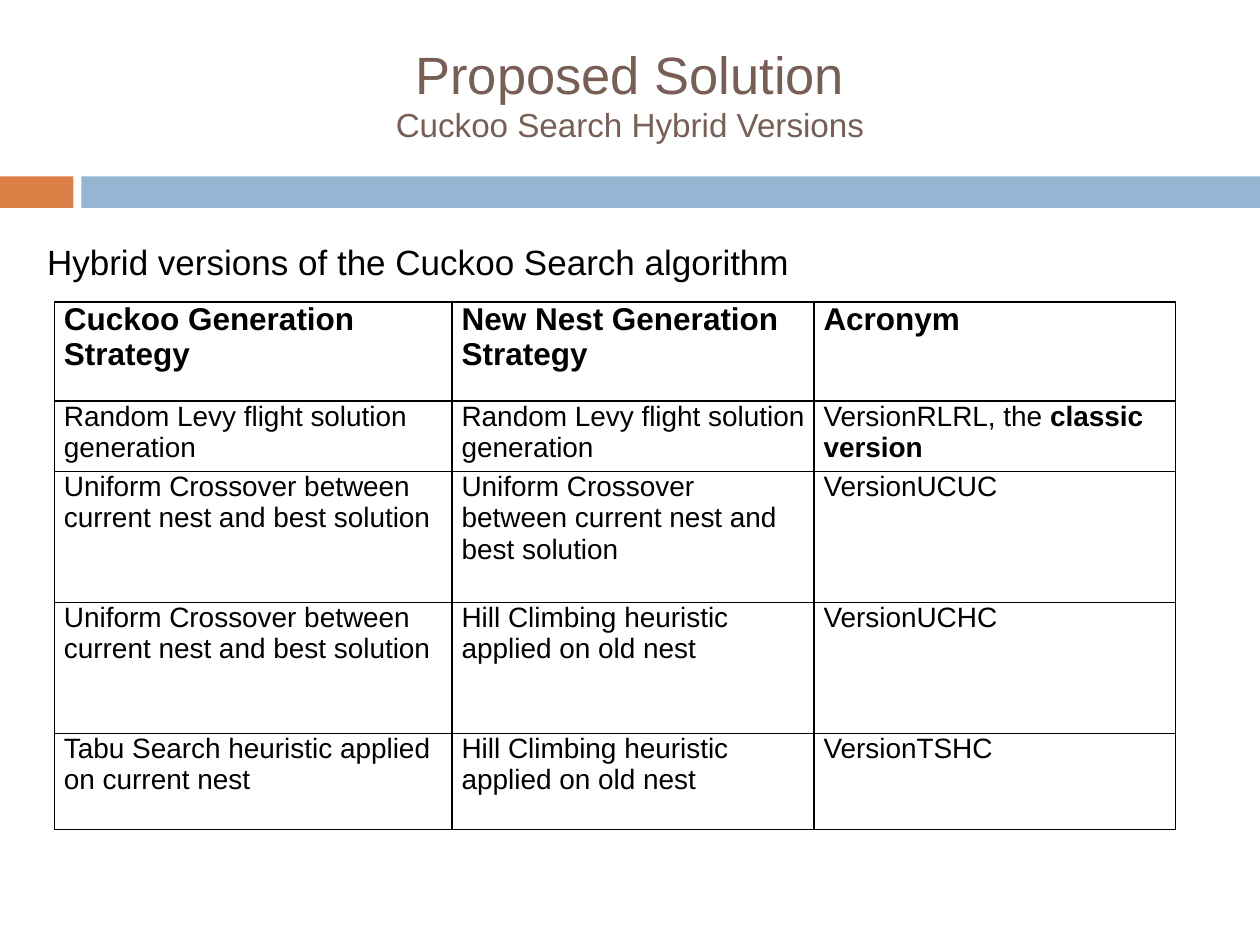
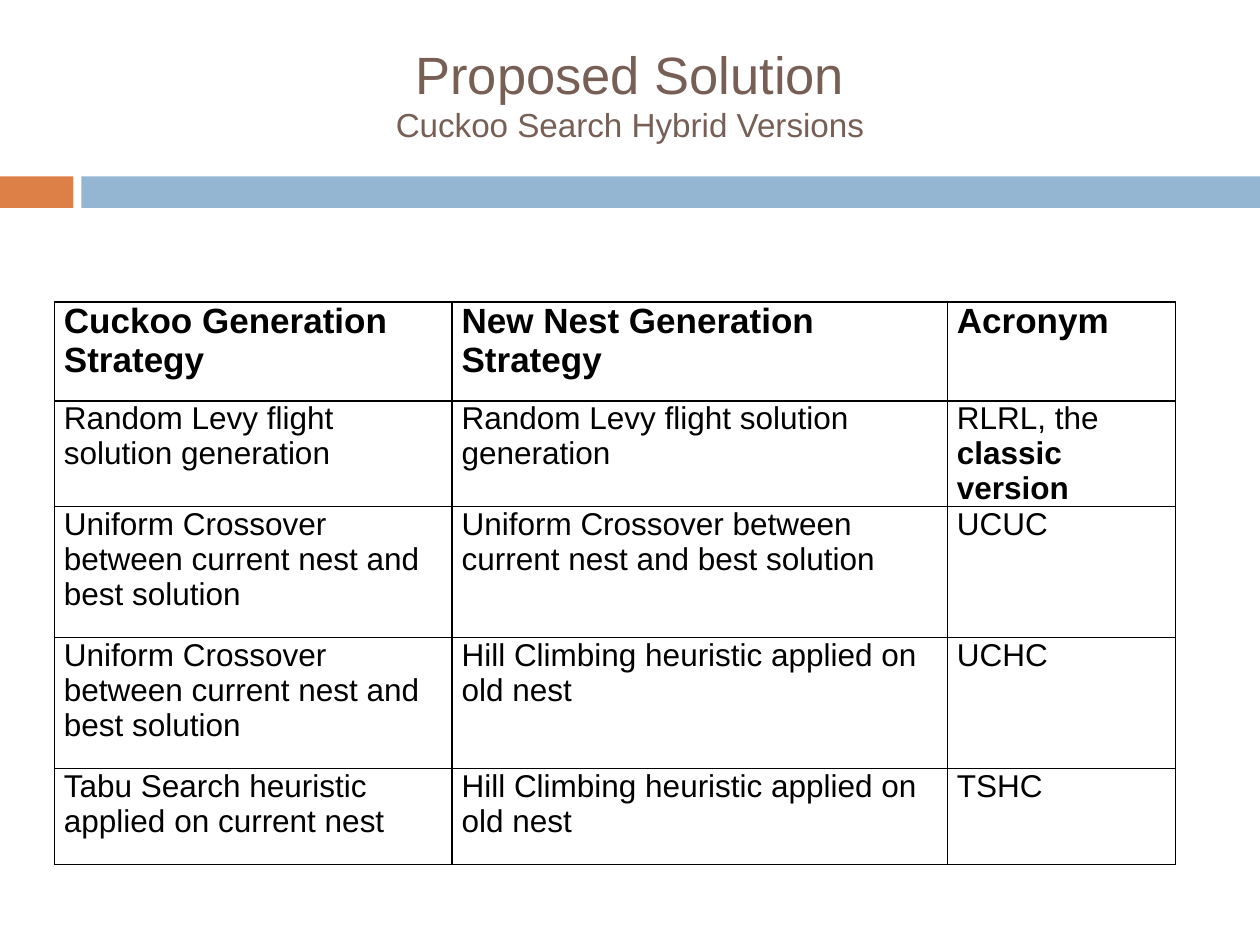
Before and after one commit to tiberiu-b/Diet4EldersDocumentation, a slide deck: slide 23 of Prezentare/TiberiuBoros.pptx. Drawn at 1260x945 pixels with LibreOffice and Linux fonts; fonts in the diff are those of the drawing; background and template pictures are left out. Boxes give left, top, right and bottom in pixels: in the first picture for what was removed or moved away, otherwise in the second. Text is boxed around its words. In the diff, an @@ line names an element or a change of style, - is before the commit and + after.

```diff
--- a/Prezentare/TiberiuBoros.pptx
+++ b/Prezentare/TiberiuBoros.pptx
@@ text removed at (47, 249, 789, 282) @@
-Hybrid versions of the Cuckoo Search algorithm
@@ table at (54, 302, 1176, 842) @@
-row 2, column 3: VersionRLRL, the classic version
+row 2, column 3: RLRL, the classic version
-row 3, column 3: VersionUCUC
+row 3, column 3: UCUC
-row 4, column 3: VersionUCHC
+row 4, column 3: UCHC
-row 5, column 3: VersionTSHC
+row 5, column 3: TSHC
@@ size 18 to 20 pt in "Cuckoo Generation Strategy", "New Nest Generation Strategy", "Acronym" @@
@@ size 16 to 18 pt in "Random Levy flight solution generation", "Random Levy flight solution generation", "Uniform Crossover between current nest and best ...", "Uniform Crossover between current nest and best ..." and 4 more places @@
```
Also in this commit, not shown: 25 other slides changed, 9 other files.
